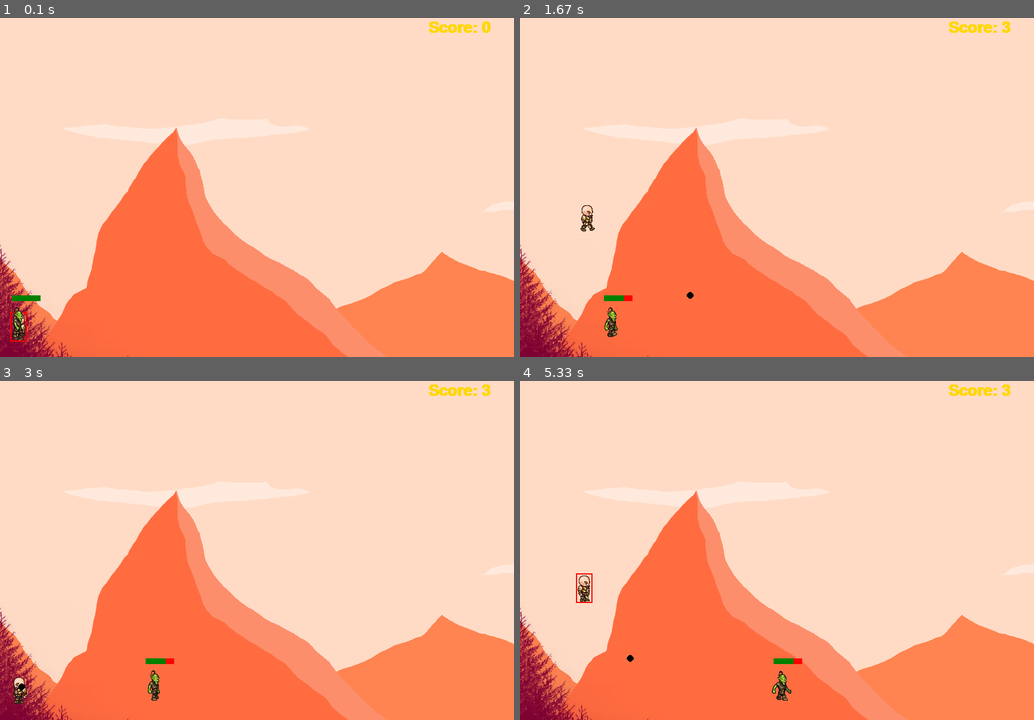
Above: before the commit, frames 1-4 (two rows, left to right).
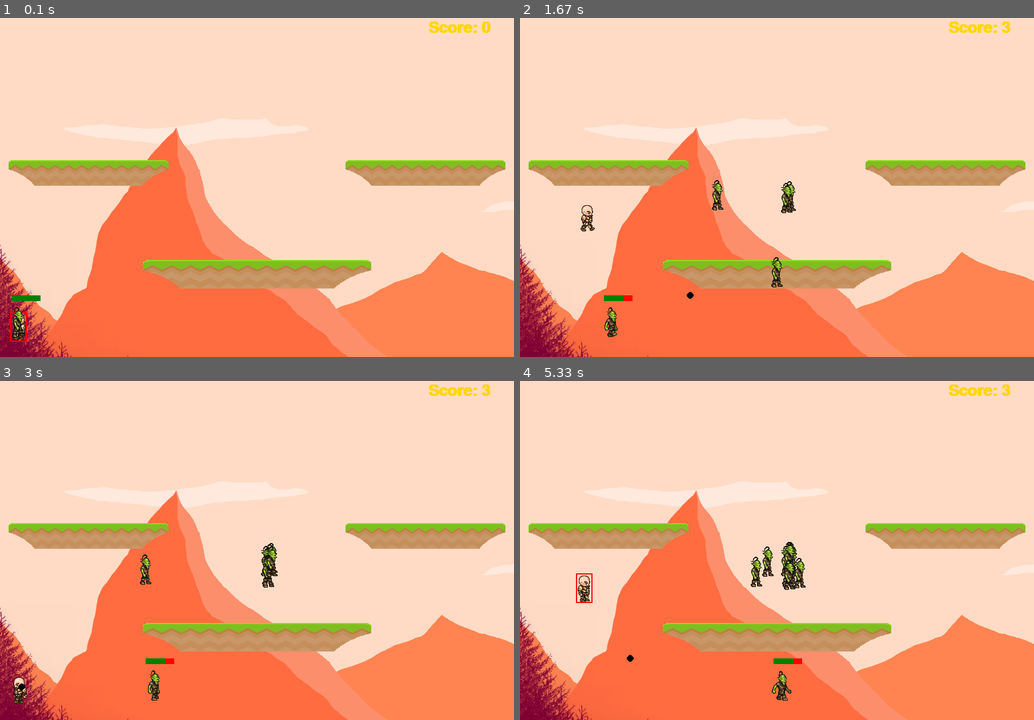
Above: after the commit, the same moments.

Repository: beatrizbernardino/Pygame
Game: pygame game, started from Game/img/CharMovComSprite.py
The game is run twice, just before and just after one commit, with the same random seed, the same clock (stepped at 60 frames per second) and the same inputs.
Inputs:
- Up to frame 1 (0.1 s): no input
- Up to frame 2 (1.67 s): tap Space at 0.33, 0.73, 1.03, 1.23, 1.57 s; hold D 0.67-1.13 s; hold W 1.17-1.47 s; hold D from 1.5 s (still down)
- Up to frame 3 (3 s): tap Space at 1.87, 2.07, 2.37, 2.63, 2.93 s; release D at 1.97 s; hold A 2-2.53 s; hold A 2.57-2.97 s
- Up to frame 4 (5.33 s): hold W 3-3.37 s; tap Space at 3.07, 3.47, 3.77, 4.13, 4.43, 4.63, 4.93, 5.13 s; hold D 3.4-4.03 s; hold A 4.07-4.53 s; hold D 4.57-5.03 s; hold W from 5.07 s (still down)

The runs differ from the first frame. In frame 1, 7.4% of the frame differs, in the area x 1-99%, y 41-80%; in frame 2, 7.7%; in frame 3, 7.8%; in frame 4, 8.1%.

Commit message:
tudo junto

Diff:
--- a/Game/img/CharMovComSprite.py
+++ b/Game/img/CharMovComSprite.py
@@ -3,12 +3,13 @@
 
 @author: Vitor Bandeira
 """
-
+import random
 import pygame
 from os import path
 pygame.init()
 
-
+WIDTH=600
+HEIGHT=600
 width=900
 height=600
 win = pygame.display.set_mode((900,600))
@@ -18,13 +19,10 @@
 walkLeft = [pygame.image.load('L1.png'), pygame.image.load('L2.png'), pygame.image.load('L3.png'), pygame.image.load('L4.png'), pygame.image.load('L5.png'), pygame.image.load('L6.png'), pygame.image.load('L7.png'), pygame.image.load('L8.png'), pygame.image.load('L9.png')]
 bg = pygame.image.load('bg.jpg')
 char = pygame.image.load('standing.png')
-#-----------------------------------------------------------------------------------------------------------------------------------------------------------------------------------------------------------
-#walkRight = [pygame.image.load('R1E.png'), pygame.image.load('R2E.png'), pygame.image.load('R3E.png'), pygame.image.load('R4E.png'), pygame.image.load('R5E.png'), pygame.image.load('R6E.png'), pygame.image.load('R7E.png'), pygame.image.load('R8E.png'), pygame.image.load('R9E.png'), pygame.image.load('R10E.png'), pygame.image.load('R11E.png')]
-#walkLeft = [pygame.image.load('L1E.png'), pygame.image.load('L2E.png'), pygame.image.load('L3E.png'), pygame.image.load('L4E.png'), pygame.image.load('L5E.png'), pygame.image.load('L6E.png'), pygame.image.load('L7E.png'), pygame.image.load('L8E.png'), pygame.image.load('L9E.png'), pygame.image.load('L10E.png'), pygame.image.load('L11E.png')]
-#-----------------------------------------------------------------------------------------------------------------------------------------------------------------------------------------------------------
+#--------------------------------------------------------------------------------------------------------------------------------------------------------------------------------------------------------------
 clock = pygame.time.Clock()
 
-
+player_img = pygame.image.load('R8E.png')
 all_sprites=pygame.sprite.Group()
 img_dir=path.join(path.dirname(__file__))
 
@@ -62,6 +60,33 @@
             self.hitbox=self.hitbox = (self.x + 17, self.y + 11, 29, 52)
             pygame.draw.rect(win,(255,0,0), self.hitbox,2)#para desenhar o hit box no boneco. ta no update pois tem q atualizar toda vez que ele anda
 
+class enemy(pygame.sprite.Sprite):
+    def __init__(self,x,y):
+        pygame.sprite.Sprite.__init__(self)
+        self.image = player_img
+        self.image.set_colorkey((0,0,0))
+        self.rect=self.image.get_rect()
+        self.rect.y = y
+        self.rect.x = x
+        self.speedx = 10
+        self.speedy = 10
+
+    def update(self):
+        WIDTH=900
+        HEIGHT=600
+        if(self.rect.x - 16 > WIDTH/2):
+           self.rect.x -= self.speedx
+
+        elif(self.rect.x + 16 < WIDTH/2):
+           self.rect.x += self.speedx
+
+        if(self.rect.y - 16 > HEIGHT/2):
+           self.rect.y -= self.speedy
+
+        elif(self.rect.y + 16 < HEIGHT/2):
+           self.rect.y += self.speedy
+
+
 class inimigo(pygame.sprite.Sprite):
     walkRight = [pygame.image.load('R1E.png'), pygame.image.load('R2E.png'), pygame.image.load('R3E.png'), pygame.image …(229 unchanged characters)…
     walkLeft= [pygame.image.load('L1E.png'), pygame.image.load('L2E.png'), pygame.image.load('L3E.png'), pygame.image.l …(227 unchanged characters)…
@@ -75,7 +100,7 @@
         self.path = [x, end]  #Onde começa e onde termina
         self.walkCount = 0
         self.vel = 3
-        self.hitbox = (self.x + 17, self.y + 2, 31, 57)#EXPLICAÇÃO
+        self.hitbox = (self.x + 17, self.y + 2, 31, 57)
         self.vida=10
         self.visible=True
     def update(self,win):
@@ -91,7 +116,7 @@
                 self.walkCount += 1
             pygame.draw.rect(win, (255,0,0), (self.hitbox[0], self.hitbox[1] - 20,50,10))                        #EXPLICAÇÃO
             pygame.draw.rect(win, (0,128,0), (self.hitbox[0], self.hitbox[1] - 20,50 - (5*(10 - self.vida)), 10))#EXPLICAÇÃO
-            self.hitbox = (self.x + 17, self.y + 2, 31, 57)#EXPLICAÇÃO
+            self.hitbox = (self.x + 17, self.y + 2, 31, 57)
     def move(self):
         if self.vel > 0:
             if self.x < self.path[1] + self.vel:
@@ -126,6 +151,8 @@
 
     def update(self,win):
         pygame.draw.circle(win, self.color, (self.x,self.y), self.radius)
+
+
 
 class Platform(pygame.sprite.Sprite):
 
@@ -149,35 +176,64 @@
         self.rect.bottom=y
         self.image.set_colorkey((0,0,0))
 
-for i in range (4):
-
+
+for i in range (3):
     if i==0:
-        p1=Platform(width/2-95+i*70,height-400,70,50,'left')
-    elif i==3:
-        p1=Platform(width/2-85+i*70,height-400,70,50,'right')
-    else:
-        p1=Platform(width/2-85+i*70,height-400,70,50,'middle')
-
-    all_sprites.add(p1)
+        for i in range (4):
+
+            if i==0:
+                p1=Platform(width/2-150+i*100,height-120,100,50,'left')
+            elif i==3:
+                p1=Platform(width/2-150+i*100,height-120,100,50,'right')
+            else:
+                p1=Platform(width/2-150+i*100,height-120,100,50,'middle')
+
+            all_sprites.add(p1)
+
+    if i ==1:
+         for i in range (4):
+
+            if i==0:
+                p1=Platform(width/2-400+i*70,height-300,70,45,'left')
+            elif i==3:
+                p1=Platform(width/2-400+i*70,height-300,70,45,'right')
+            else:
+                p1=Platform(width/2-400+i*70,height-300,70,45,'middle')
+
+            all_sprites.add(p1)
+    if i ==2:
+
+         for i in range (4):
+
+            if i==0:
+                p1=Platform(width/2+190+i*70,height-300,70,45,'left')
+            elif i==3:
+                p1=Platform(width/2+190+i*70,height-300,70,45,'right')
+            else:
+                p1=Platform(width/2+190+i*70,height-300,70,45,'middle')
+
+            all_sprites.add(p1)
 
 def RestaurarJanela():
     win.blit(bg, (0,0))
-    #all_sprites.draw(win)
+    all_sprites.draw(win)
     man.update(win)
-    #all_sprites.update()
+    all_sprites.update()
     inimg.update(win)
+    #plat.update(win)
     text=font.render("Score: " + str(score), 1, (255,215,0))
     win.blit(text,(750,10))
     for proj in projeteis:
         proj.update(win)
     pygame.display.update()
 
+#plat=Platform
 inimg= inimigo(1,510,64,64,800)
 man=player(1,510,64,64)
 projeteis=[]
 score=0
 font = pygame.font.SysFont("comicsana",40,True)
-
+count=0
 run = True
 
 while run:
@@ -238,6 +294,12 @@
         else:
             man.jumpCount = 10
             man.pulo = False
+    if count == 10:
+
+        player= enemy(random.randrange(0,WIDTH), random.randrange(0,HEIGHT))
+        all_sprites.add(player)
+        count=0
+    count+=1
 
     RestaurarJanela()
     all_sprites.draw(win)
--- /dev/null
+++ b/img/mouse teste.py
@@ -0,0 +1,14 @@
+import pygame
+x = y = 0
+running = 1
+screen = pygame.display.set_mode((640, 400))
+
+while running:
+    event = pygame.event.poll()
+    if event.type == pygame.QUIT:
+        running = 0
+    elif event.type == pygame.MOUSEMOTION:
+        print ("mouse at (%d, %d)") % event.pos
+
+    screen.fill((0, 0, 0))
+    pygame.display.flip()
